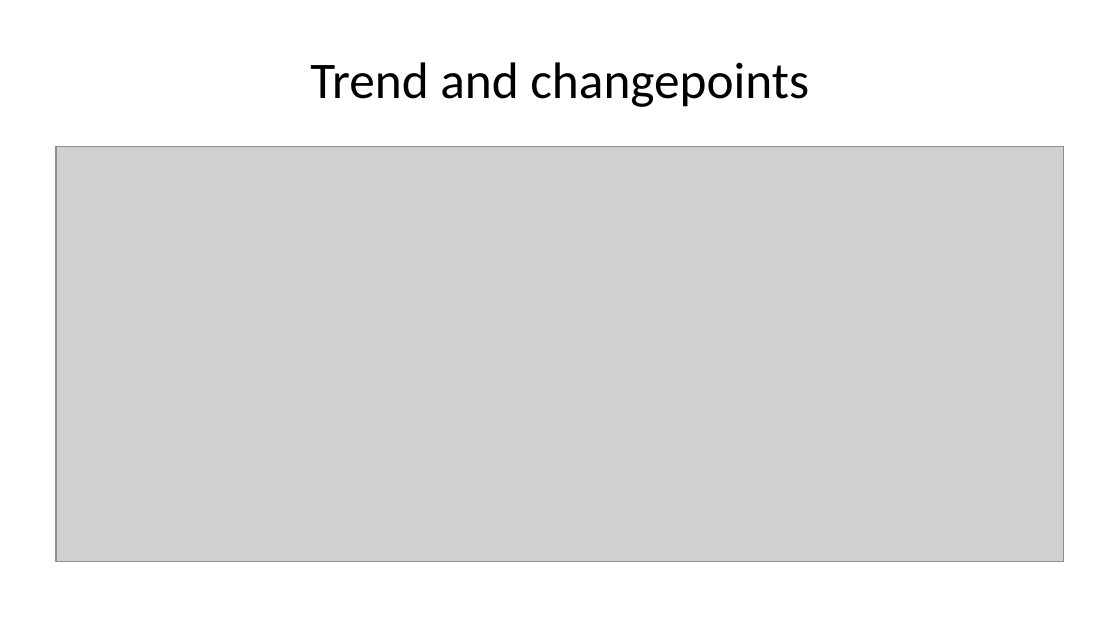
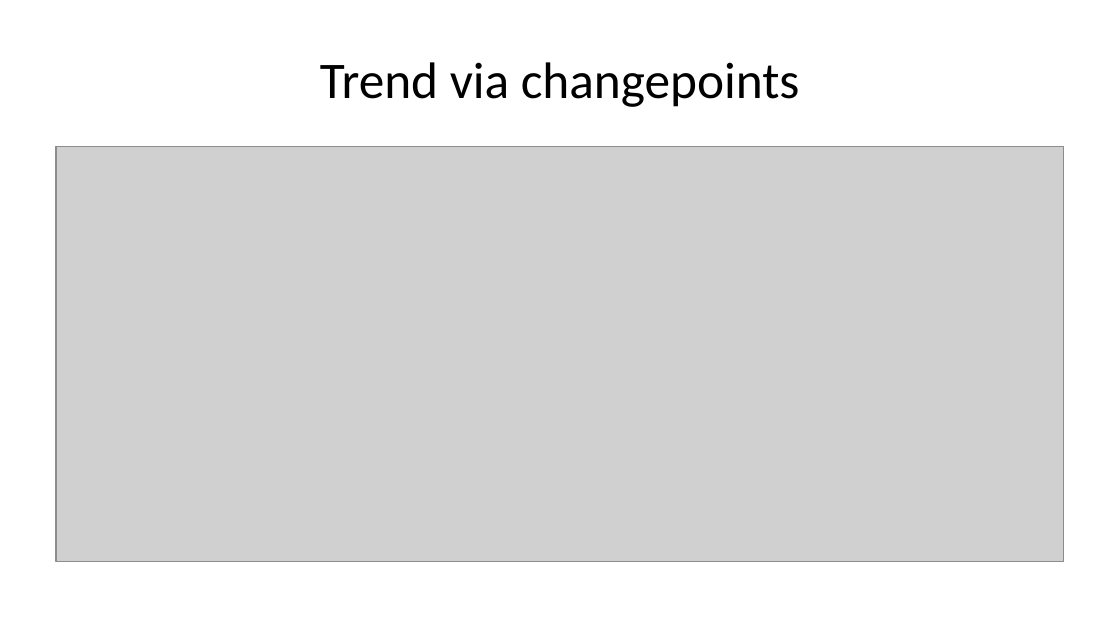
Before and after one commit to pauldubois98/AdcancedTopicsDataScience2026, a slide deck: slide 27 of CourseTS/slides2.pptx. Drawn at 1120x630 pixels with LibreOffice and Linux fonts; fonts in the diff are those of the drawing; grey boxes stand for pictures. Boxes give left, top, right and bottom in pixels: in the first picture for what was removed or moved away, otherwise in the second. Text is boxed around its words. In the diff, an @@ line names an element or a change of style, - is before the commit and + after.

```diff
--- a/CourseTS/slides2.pptx
+++ b/CourseTS/slides2.pptx
@@ title at (320,62,800,107): text changed @@
-Trend and changepoints
+Trend via changepoints
```
Also in this commit, not shown: 3 slides added.
